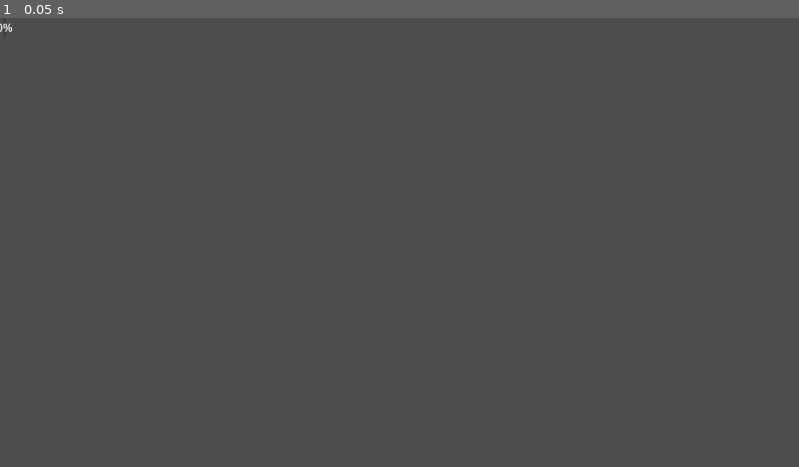
Above: before the commit, frame 1.
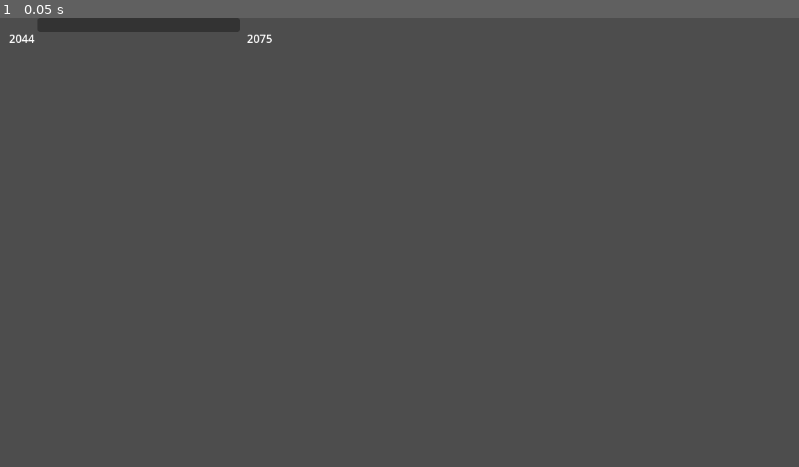
Above: after the commit, the same moment.

Repository: ltzu929/moss
Game: Godot game, scene res://scenes/year_progress.tscn
Two runs of this game, one before a commit and one after it. Both use one fixed random seed, a clock stepped at 60 frames per second and the inputs below. This scene is started directly instead of the project's main scene.
Inputs:
- Up to frame 1 (0.05 s): no input

The runs differ from the first frame. In frame 1, 0.9% of the frame differs, in the area x 0-35%, y 0-6%.

Commit message:
feat: 添加年份进度条组件
- YearProgress 类：显示 2044→2075 游戏进程
- 起止年份标签 + ProgressBar
- 自定义样式：蓝色填充 + 深灰背景

Diff:
--- a/scenes/year_progress.tscn
+++ b/scenes/year_progress.tscn
@@ -1,23 +1,40 @@
-[gd_scene format=3]
+[gd_scene load_steps=2 format=3 uid="uid://bqxj2k3n4m5p"]
 
-[node name="root" type="Control" unique_id=2092369038]
+[ext_resource type="Script" uid="uid://sgbdb01w6lj1" path="res://scripts/ui/year_progress.gd" id="1"]
+
+[node name="YearProgress" type="Control"]
 layout_mode = 3
 anchors_preset = 0
-
-[node name="HBoxContainer" type="HBoxContainer" parent="." unique_id=1541196724]
-layout_mode = 0
-
-[node name="StartLabel" type="Label" parent="HBoxContainer" unique_id=715941287]
-layout_mode = 2
-
-[node name="ProgressBar" type="ProgressBar" parent="HBoxContainer" unique_id=1505046498]
-layout_mode = 2
-
-[node name="EndLabel" type="Label" parent="HBoxContainer" unique_id=170061719]
-layout_mode = 2
-
-[node name="YearProgress" type="Control" parent="." unique_id=215673191]
-anchors_preset = 0
-anchor_right = 1.0
+offset_right = 400.0
 offset_bottom = 30.0
 size_flags_vertical = 4
+script = ExtResource("1")
+
+[node name="HBoxContainer" type="HBoxContainer" parent="."]
+layout_mode = 1
+anchors_preset = 15
+anchor_right = 1.0
+anchor_bottom = 1.0
+offset_bottom = 30.0
+grow_horizontal = 2
+grow_vertical = 2
+alignment = 1
+
+[node name="StartLabel" type="Label" parent="HBoxContainer"]
+custom_minimum_size = Vector2(50, 0)
+layout_mode = 2
+text = "2044"
+horizontal_alignment = 2
+
+[node name="ProgressBar" type="ProgressBar" parent="HBoxContainer"]
+custom_minimum_size = Vector2(100, 20)
+layout_mode = 2
+size_flags_horizontal = 3
+value = 0.0
+show_percentage = false
+
+[node name="EndLabel" type="Label" parent="HBoxContainer"]
+custom_minimum_size = Vector2(50, 0)
+layout_mode = 2
+text = "2075"
+horizontal_alignment = 1
--- a/scripts/ui/year_progress.gd
+++ b/scripts/ui/year_progress.gd
@@ -4,19 +4,19 @@
 extends Control
 
 # ============================================================
-# 区域一：节点引用
+# 区域一：常量
+# ============================================================
+
+const START_YEAR: int = 2044
+const END_YEAR: int = 2075
+
+# ============================================================
+# 区域二：节点引用
 # ============================================================
 
 @onready var start_label: Label = $HBoxContainer/StartLabel
 @onready var end_label: Label = $HBoxContainer/EndLabel
 @onready var progress_bar: ProgressBar = $HBoxContainer/ProgressBar
-
-# ============================================================
-# 区域二：常量
-# ============================================================
-
-const START_YEAR: int = 2044
-const END_YEAR: int = 2075
 
 # ============================================================
 # 区域三：生命周期
@@ -29,6 +29,9 @@
 	progress_bar.max_value = END_YEAR - START_YEAR
 	progress_bar.value = 0
 
+	# 设置进度条样式
+	_setup_progress_bar_style()
+
 # ============================================================
 # 区域四：公共方法
 # ============================================================
@@ -37,3 +40,25 @@
 ## 参数: current_year - 当前年份（2044-2075）
 func update_progress(current_year: int) -> void:
 	progress_bar.value = current_year - START_YEAR
+
+# ============================================================
+# 区域五：私有方法
+# ============================================================
+
+## 设置进度条的自定义样式
+## 填充颜色: #4488ff (蓝色)
+## 背景颜色: #333333 (深灰色)
+func _setup_progress_bar_style() -> void:
+	# 创建背景样式
+	var bg_style := StyleBoxFlat.new()
+	bg_style.bg_color = Color("#333333")
+	bg_style.set_corner_radius_all(4)
+
+	# 创建填充样式
+	var fill_style := StyleBoxFlat.new()
+	fill_style.bg_color = Color("#4488ff")
+	fill_style.set_corner_radius_all(4)
+
+	# 应用样式到进度条
+	progress_bar.add_theme_stylebox_override("background", bg_style)
+	progress_bar.add_theme_stylebox_override("fill", fill_style)
Not shown, added: scripts/ui/year_progress.gd.uid
